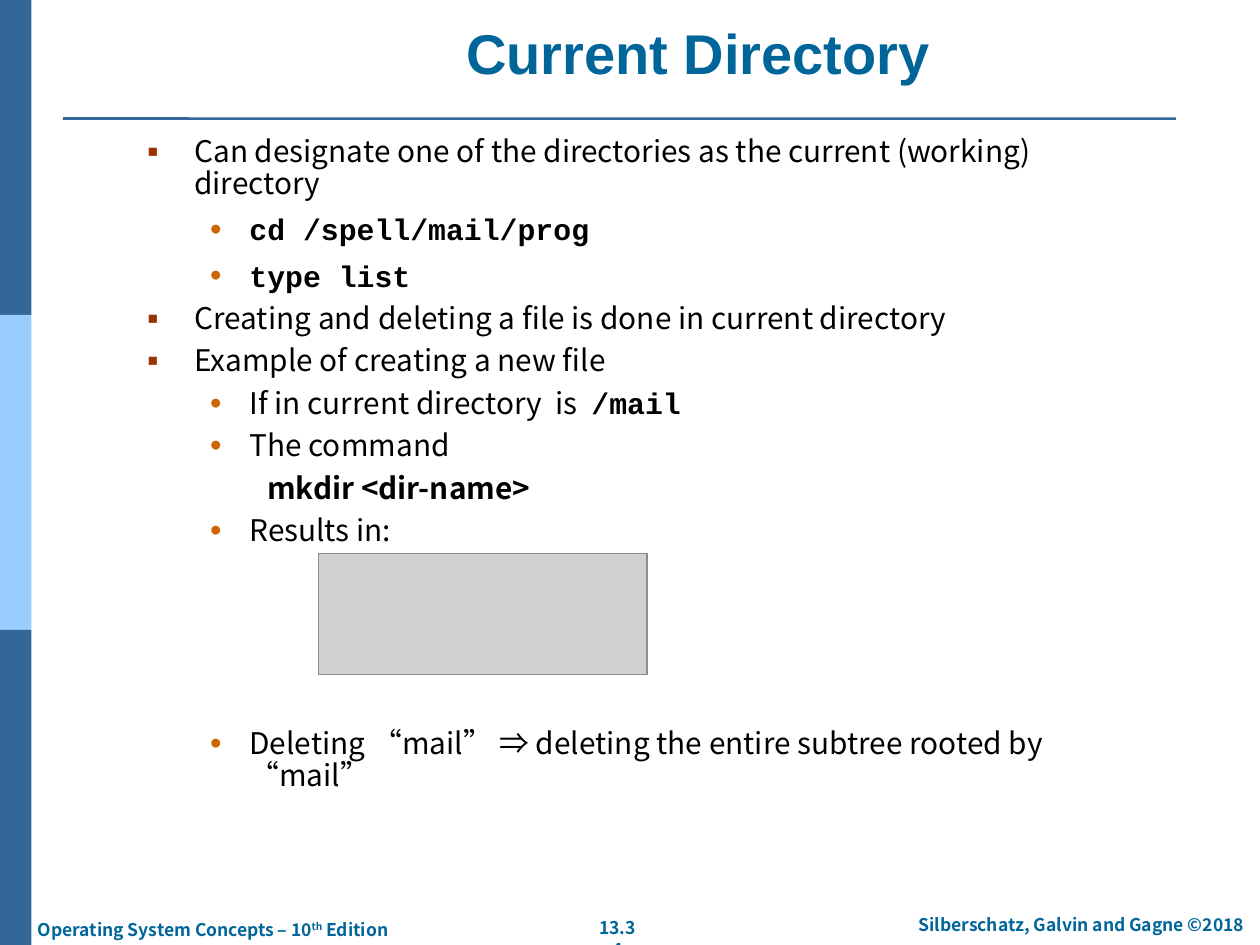
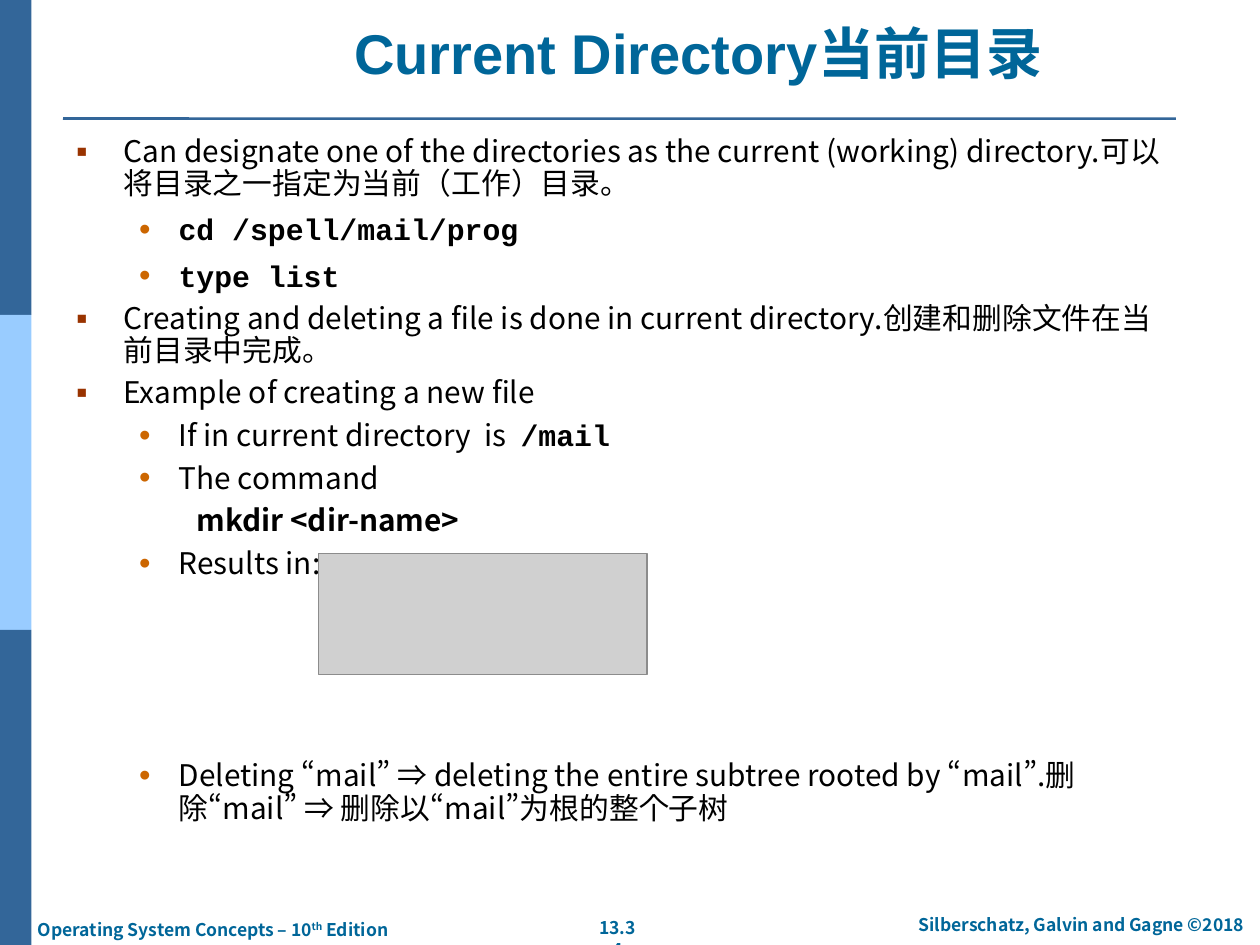
Before and after one commit to SpiritWolf2015/learn-operatingsystem, a slide deck: slide 34 of 操作系统概念/第10版/PPT/ch13-FileSystemInterface.pptx. Drawn at 1260x945 pixels with LibreOffice and Linux fonts; fonts in the diff are those of the drawing; grey boxes stand for pictures; background and template pictures are left out. Boxes give left, top, right and bottom in pixels: in the first picture for what was removed or moved away, otherwise in the second. Text is boxed around its words. In the diff, an @@ line names an element or a change of style, - is before the commit and + after.

Commit message:
[GZC]第13章PPT，文件系统接口

```diff
--- a/操作系统概念/第10版/PPT/ch13-FileSystemInterface.pptx
+++ b/操作系统概念/第10版/PPT/ch13-FileSystemInterface.pptx
@@ title at box(354, 30, 1043, 85): text changed @@
-Current Directory
+Current Directory当前目录
@@ text "Can designate one of the ...": place and size @@
-text "Can designate one of the ..." at box(194, 137, 1043, 787)
+text "Can designate one of the ..." at box(123, 137, 1161, 822)
@@ text at box(123, 137, 1161, 197): text changed @@
-▪ Can designate one of the directories as the current (working) directory
+▪ Can designate one of the directories as the current (working) directory.可以将目录之一指定为当前（工作）目录。
@@ text at box(123, 304, 1151, 364): text changed @@
-▪ Creating and deleting a file is done in current directory
+▪ Creating and deleting a file is done in current directory.创建和删除文件在当前目录中完成。
@@ text at box(179, 760, 1075, 822): text changed @@
-  • Deleting “mail” ⇒ deleting the entire subtree rooted by “mail”
+  • Deleting “mail” ⇒ deleting the entire subtree rooted by “mail”.删除“mail” ⇒ 删除以“mail”为根的整个子树
```
Also in this commit, not shown: 27 other slides changed.
